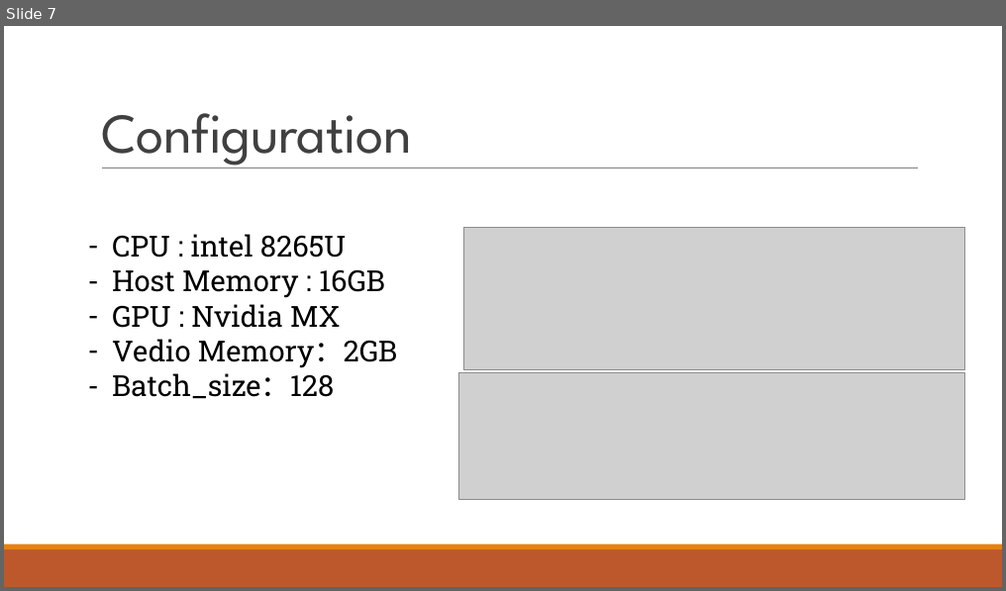
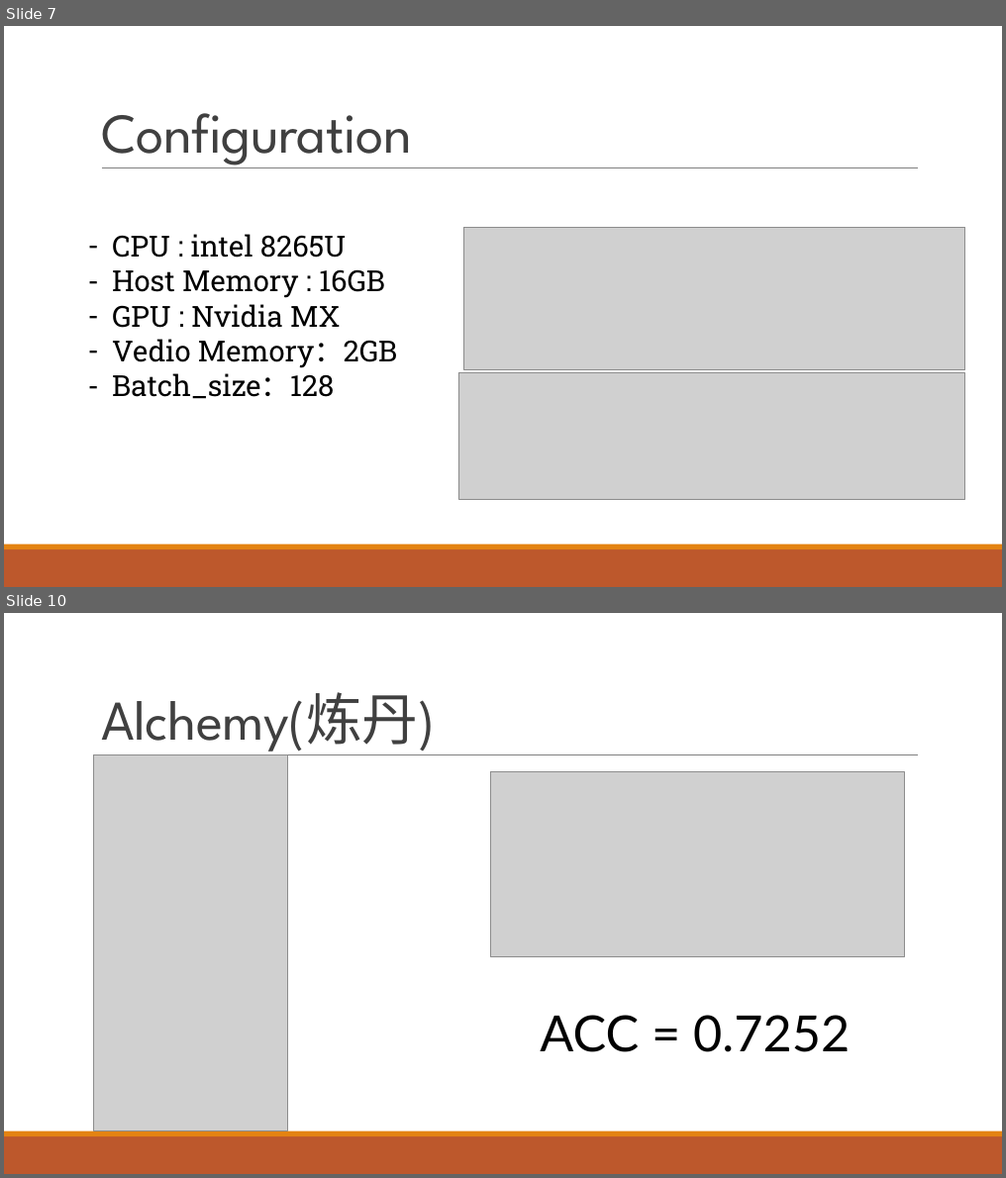
Before and after one commit to Holmze/MachineLearning-FZU, a slide deck: Mid-Proj/10.15-MidProject.pptx. Shown one above the other, each under a label of ours: slide 7 before the commit, slides 7 and 10 after it; the slides between them are not shown. The pictures are 1006x591 and 1006x1178 pixels, drawn with LibreOffice and Linux fonts; fonts in the diff are those of the drawing; grey boxes stand for pictures. Boxes give left, top, right and bottom in pixels: in the first picture for what was removed or moved away, otherwise in the second. Text is boxed around its words. In the diff, an @@ line names an element or a change of style, - is before the commit and + after.

Commit message:
update ch10

```diff
--- a/Mid-Proj/10.15-MidProject.pptx
+++ b/Mid-Proj/10.15-MidProject.pptx
@@ slide 10 added at bbox=[4, 613, 1002, 1174], background #FFFFFF; not listed: 3 template elements that a slide beside it also shows @@
@@ title added at bbox=[101, 692, 435, 757], 54 pt, text #404040 @@
+Alchemy(炼丹)
@@ picture added at bbox=[94, 756, 287, 1131] @@
@@ picture added at bbox=[491, 771, 905, 957] @@
@@ text added at bbox=[540, 1015, 849, 1053], 48 pt, text #000000 @@
+ACC = 0.7252
```
Also in this commit, not shown: 3 other slides added.
